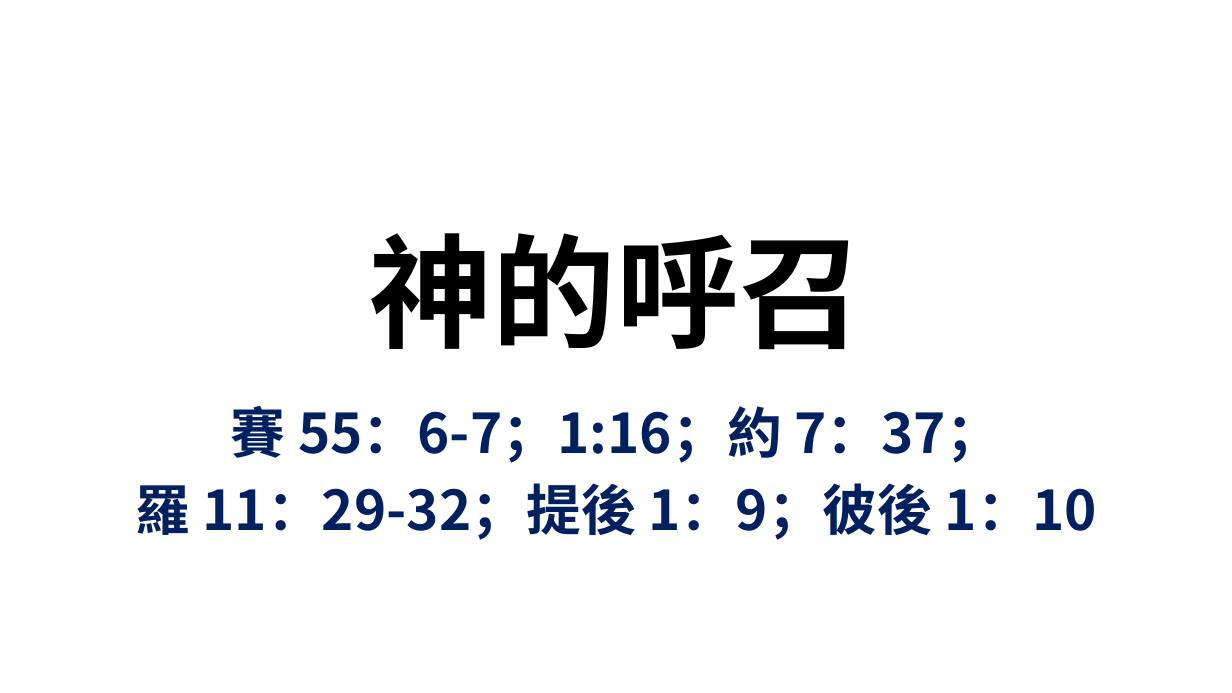
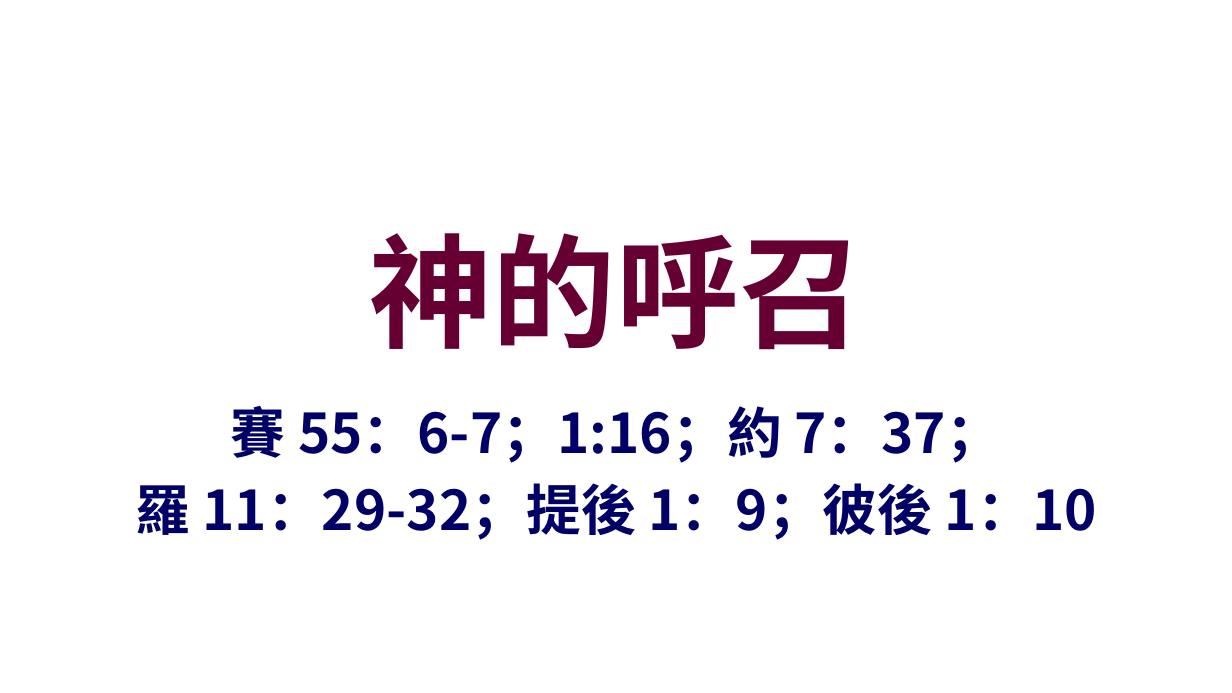
Before and after one commit to batisuoc/worship-resources, a slide deck: slide 1 of 26神的呼召.pptx. Drawn at 1232x693 pixels with LibreOffice and Linux fonts; fonts in the diff are those of the drawing; background and template pictures are left out. Boxes give left, top, right and bottom in pixels: in the first picture for what was removed or moved away, otherwise in the second. Text is boxed around its words. In the diff, an @@ line names an element or a change of style, - is before the commit and + after.

```diff
--- a/26神的呼召.pptx
+++ b/26神的呼召.pptx
@@ title "神的呼召" at (x1=370, y1=233, x2=863, y2=350): font Noto Sans CJK TC to Noto Sans CJK SC, text colour #000000 to #660033 @@
@@ subtitle "賽 55：6-7；1:16；約 7：37；" at (x1=135, y1=406, x2=1097, y2=540): font Noto Sans CJK TC to Noto Sans CJK SC, text colour #002060 to #000066 @@
```
Also in this commit, not shown: 5 other slides changed.
